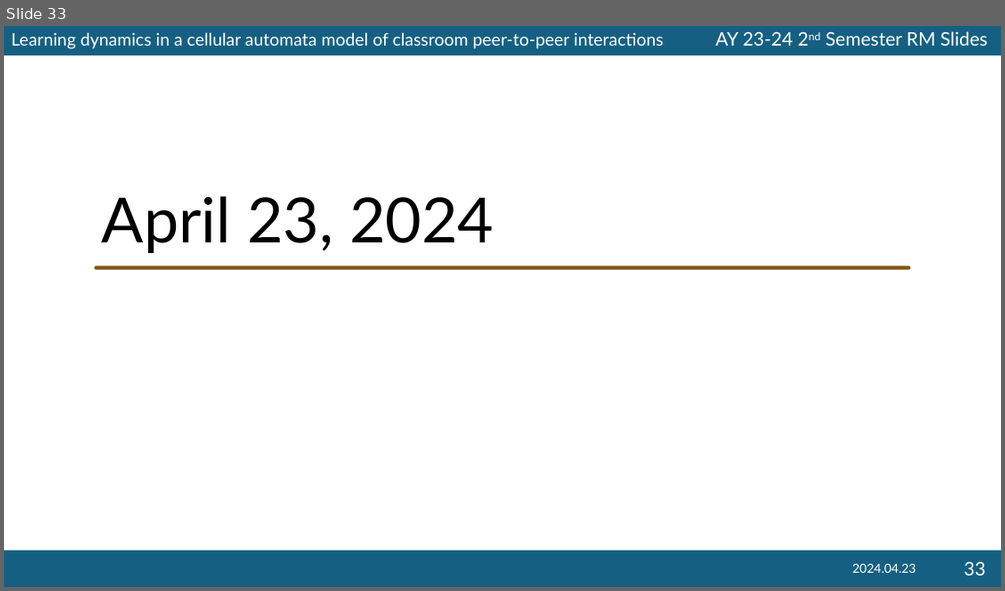
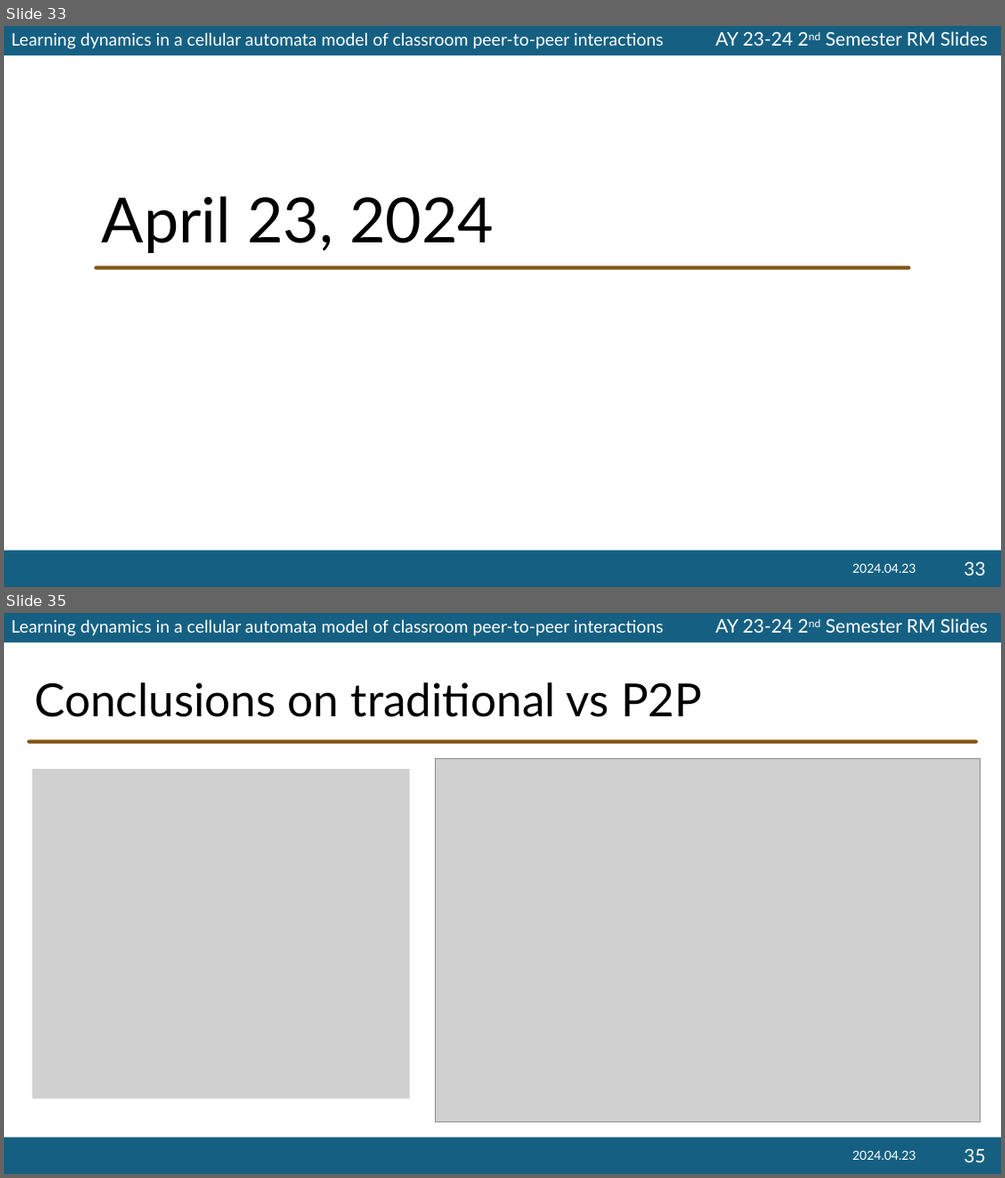
Before and after one commit to ioakimsy/BS-Thesis, a slide deck: documents/202324s2-RM-Slides-Sy.pptx. Shown one above the other, each under a label of ours: slide 33 before the commit, slides 33 and 35 after it; the slides between them are not shown. The pictures are 1005x591 and 1005x1178 pixels, drawn with LibreOffice and Linux fonts; fonts in the diff are those of the drawing; grey boxes stand for pictures; background and template pictures are left out. Boxes give left, top, right and bottom in pixels: in the first picture for what was removed or moved away, otherwise in the second. Text is boxed around its words. In the diff, an @@ line names an element or a change of style, - is before the commit and + after.

```diff
--- a/documents/202324s2-RM-Slides-Sy.pptx
+++ b/documents/202324s2-RM-Slides-Sy.pptx
@@ slide 35 added at (4, 613, 1001, 1174), background #FFFFFF; not listed: 4 template elements that a slide beside it also shows @@
@@ title added at (34, 682, 702, 717), 44 pt, text #000000 @@
+Conclusions on traditional vs P2P
@@ rounded rectangle added at (27, 740, 978, 744), fill #825515 @@
@@ picture added at (32, 769, 410, 1098) @@
@@ picture added at (436, 758, 980, 1121) @@
@@ text added at (852, 1151, 915, 1159), 12 pt, text #FFFFFF @@
+2024.04.23
@@ page number added at (963, 1148, 985, 1162), 18 pt, text #FFFFFF @@
+35
```
Also in this commit, not shown: 5 other slides added.
